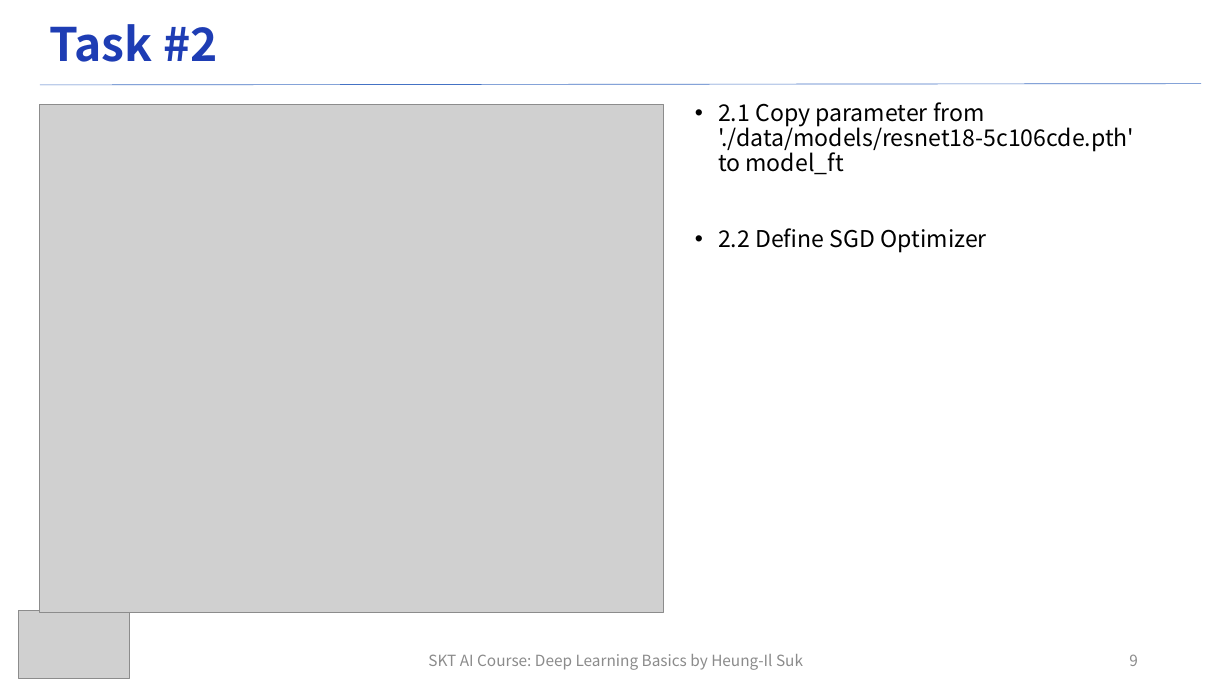
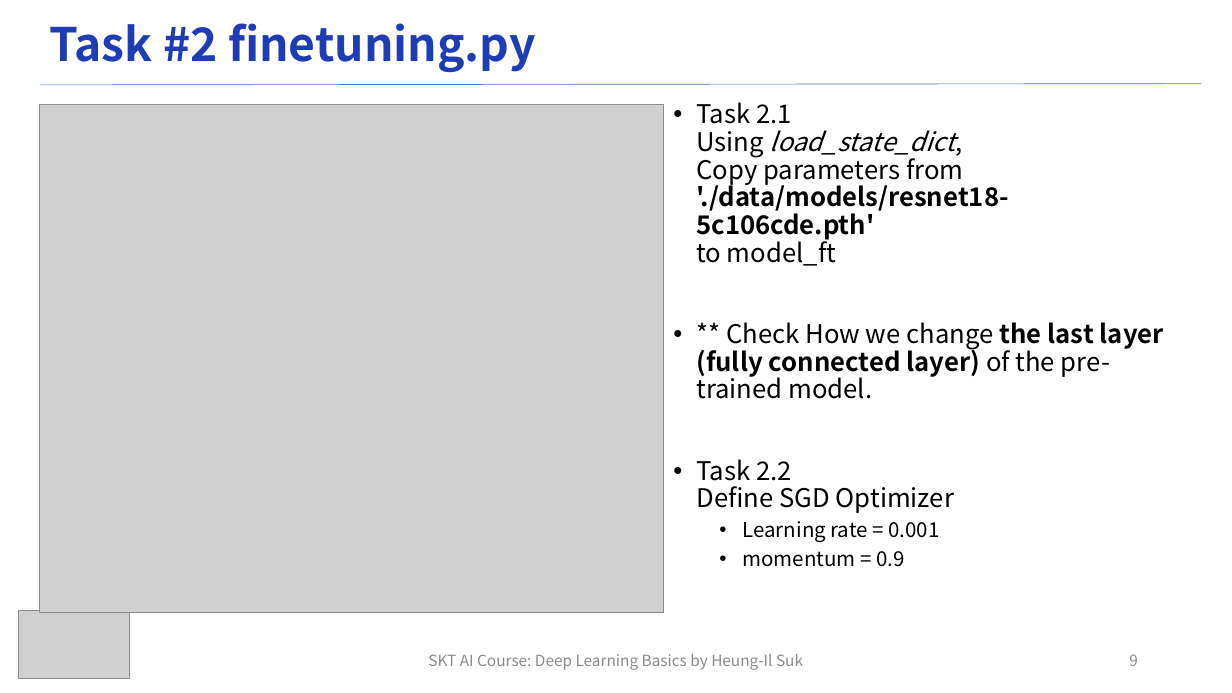
Before and after one commit to ku-milab/DeepLearningTutorial, a slide deck: slide 9 of lecture_slides/Practice/Practice#4_SKT_Deep_Learning_Lecture.pptx. Drawn at 1232x693 pixels with LibreOffice and Linux fonts; fonts in the diff are those of the drawing; grey boxes stand for pictures. Boxes give left, top, right and bottom in pixels: in the first picture for what was removed or moved away, otherwise in the second. Text is boxed around its words. In the diff, an @@ line names an element or a change of style, - is before the commit and + after.

```diff
--- a/lecture_slides/Practice/Practice#4_SKT_Deep_Learning_Lecture.pptx
+++ b/lecture_slides/Practice/Practice#4_SKT_Deep_Learning_Lecture.pptx
@@ title at bbox=[49, 23, 536, 72]: text changed @@
-Task #2
+Task #2 finetuning.py
@@ text at bbox=[696, 102, 1164, 567]: text changed; size 18 to 20 pt @@
-• 2.1 Copy parameter from
-  './data/models/resnet18-5c106cde.pth'
-  to model_ft
-• 2.2 Define SGD Optimizer
+• Task 2.1
+  Using load_state_dict,
+  Copy parameters from
+  './data/models/resnet18-5c106cde.pth'
+  to model_ft
+• ** Check How we change the last layer (fully connected layer) of the pre-trained model.
+• Task 2.2
+  Define SGD Optimizer
+  • Learning rate = 0.001
+  • momentum = 0.9
```
Also in this commit, not shown: 8 other slides changed, 5 slides added, 4 other files.
